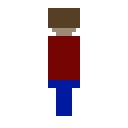
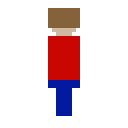
Layered file, before and after one edit (128x128). Changes by layer:
painted on "Layer 1" over [48, 8, 80, 80]
